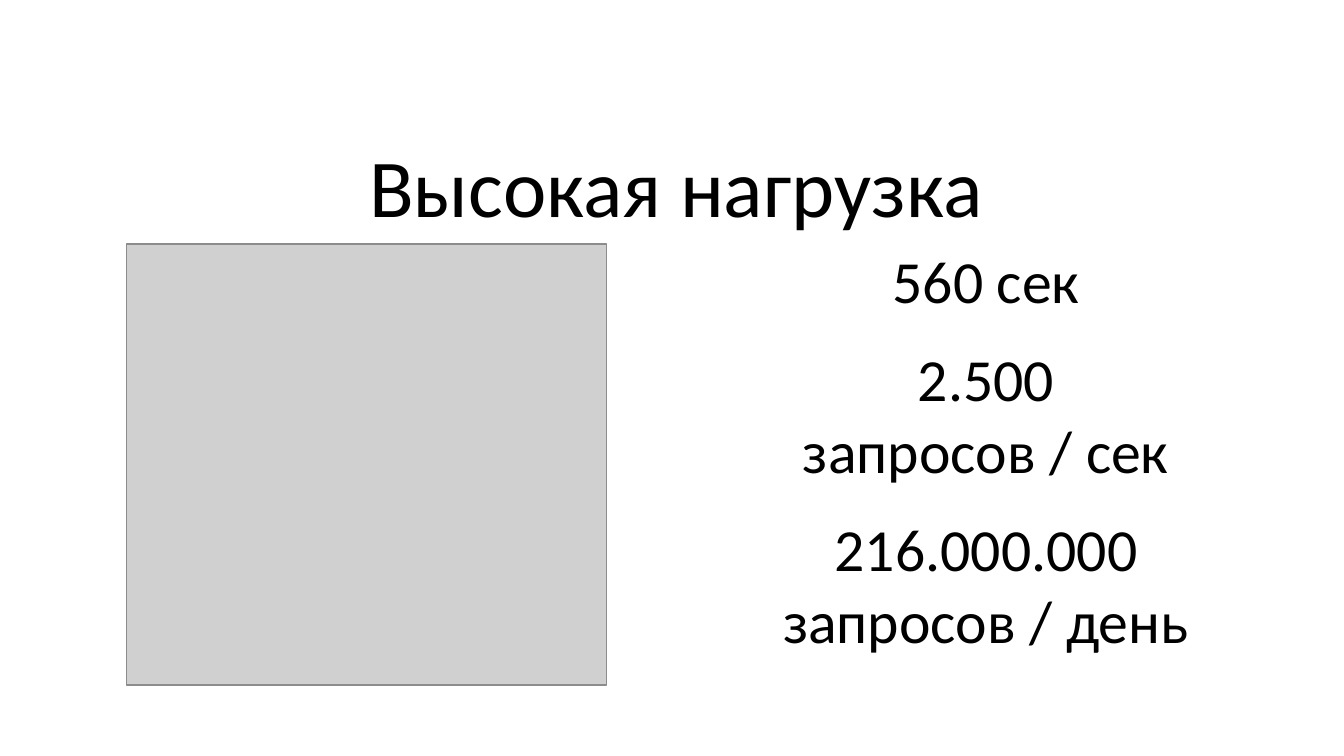
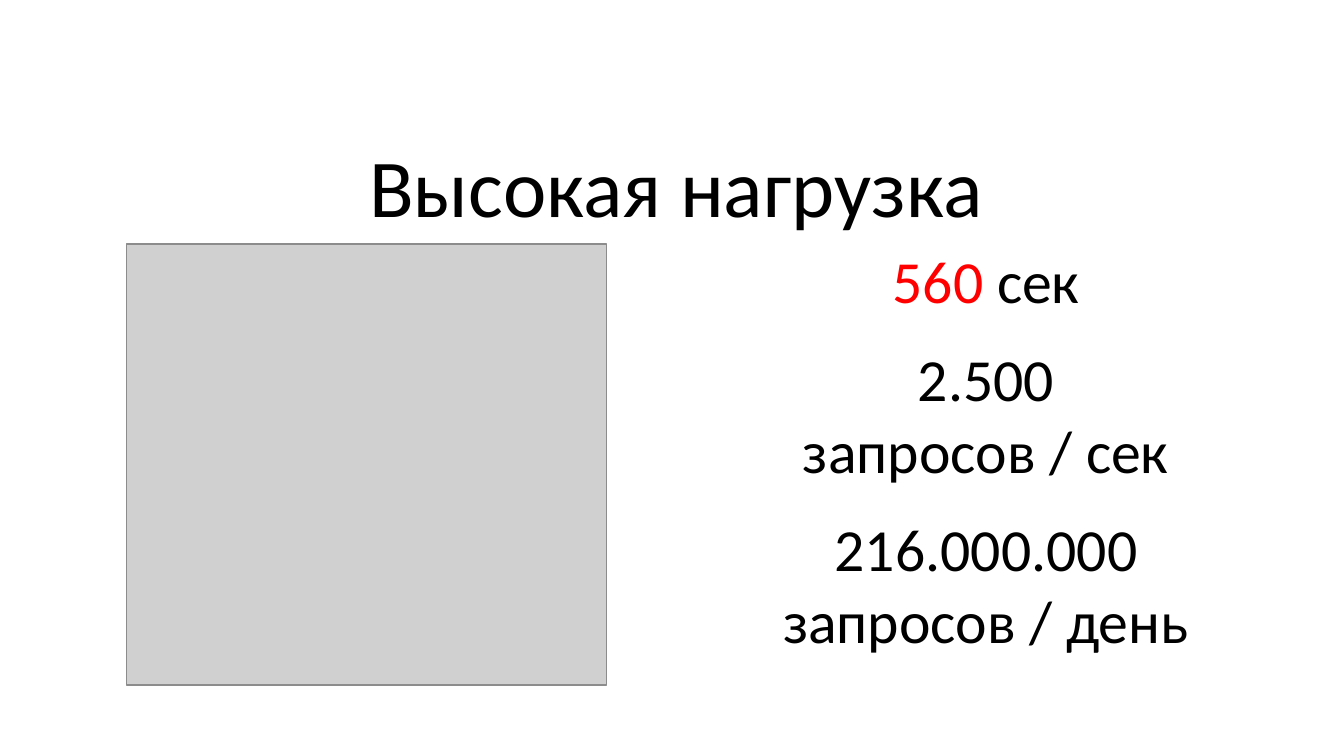
Before and after one commit to Mons/perl-ex, a slide deck: slide 12 of drafts/AE-Highload.odp. Drawn at 1344x756 pixels with LibreOffice and Linux fonts; fonts in the diff are those of the drawing; grey boxes stand for pictures; background and template pictures are left out. Boxes give left, top, right and bottom in pixels: in the first picture for what was removed or moved away, otherwise in the second. Text is boxed around its words. In the diff, an @@ line names an element or a change of style, - is before the commit and + after.

```diff
--- a/drafts/AE-Highload.odp
+++ b/drafts/AE-Highload.odp
@@ text at [893, 262, 1080, 304]: text colour #000000 to #FF0000 in "560" @@
```
Also in this commit, not shown: 1 other slide changed, 24 slides added, 1 slide removed, 1 other file.
